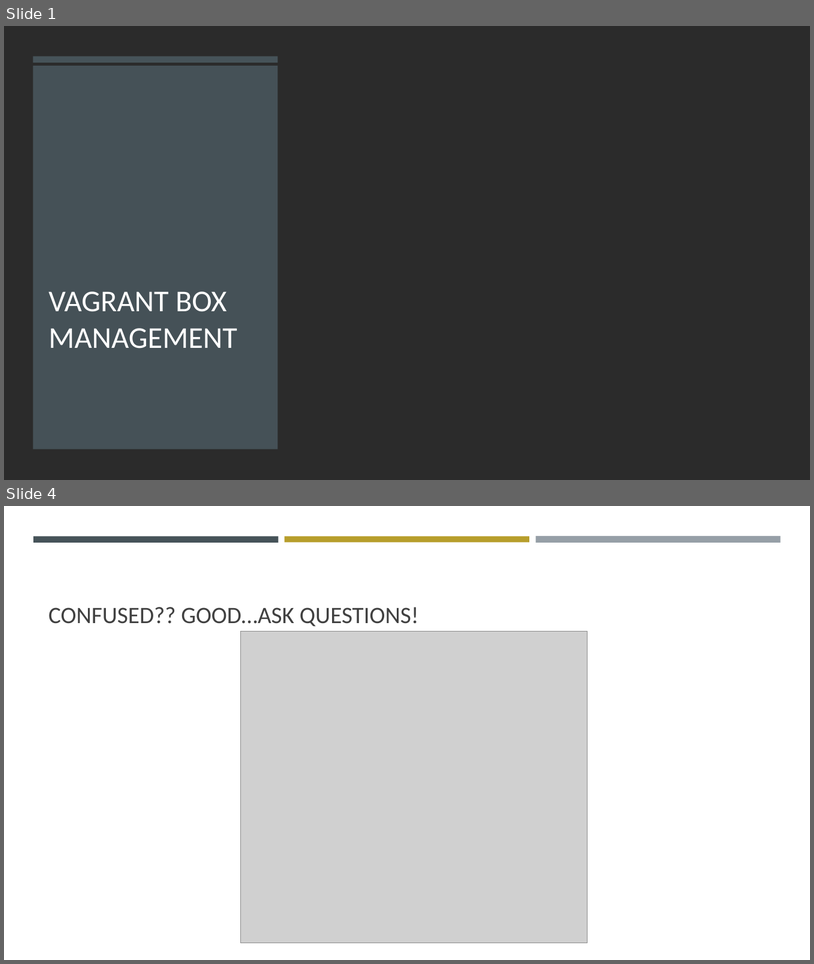
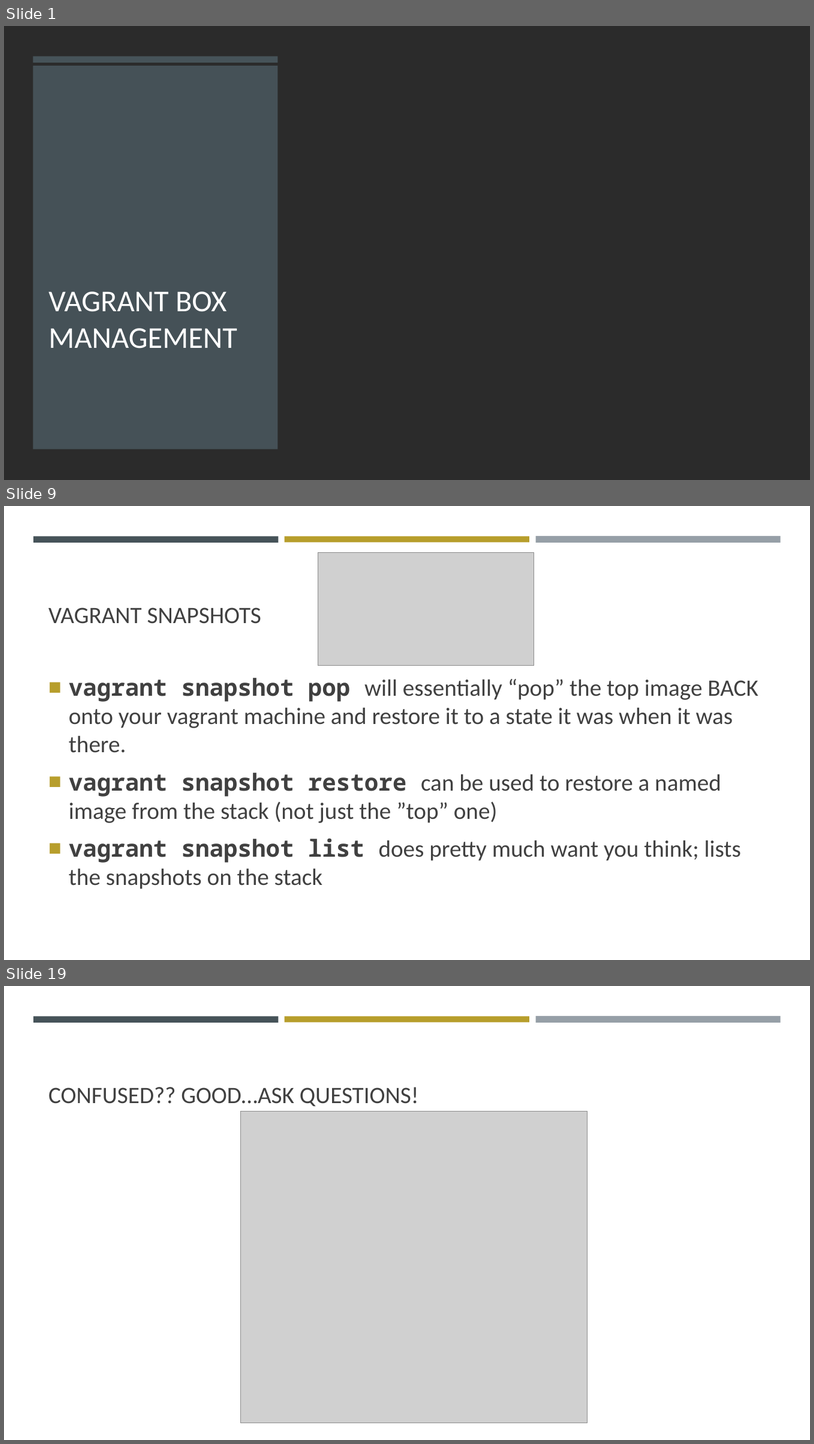
Before and after one commit to ferninphilly/accelebrate-vagrant-docker, a slide deck: module03/presentationThree.pptx. Shown one above the other, each under a label of ours: slides 1 and 4 before the commit, slides 1, 9 and 19 after it; the slides between them are not shown. The pictures are 814x964 and 814x1444 pixels, drawn with LibreOffice and Linux fonts; fonts in the diff are those of the drawing; grey boxes stand for pictures; background and template pictures are left out; a plain dark background stands for a picture behind light text. Boxes give left, top, right and bottom in pixels: in the first picture for what was removed or moved away, otherwise in the second. Text is boxed around its words. In the diff, an @@ line names an element or a change of style, - is before the commit and + after.

```diff
--- a/module03/presentationThree.pptx
+++ b/module03/presentationThree.pptx
@@ slide 9 added at (4,506,810,960), background #FFFFFF; not listed: 3 template elements that a slide beside it also shows @@
@@ picture added at (318,553,534,666) @@
@@ title added at (48,607,261,624), 28 pt, text #404040 @@
+VAGRANT SNAPSHOTS
@@ text added at (69,678,759,889), 28 pt, text #404040 @@
+■ vagrant snapshot pop will essentially “pop” the top image BACK onto your vagrant machine and restore it to a state it was when it was there.
+■ vagrant snapshot restore can be used to restore a named image from the stack (not just the ”top” one)
+■ vagrant snapshot list does pretty much want you think; lists the snapshots on the stack
@@ what was slide 4 is now slide 19 @@
```
Also in this commit, not shown: 2 slides changed, 14 other slides added.
